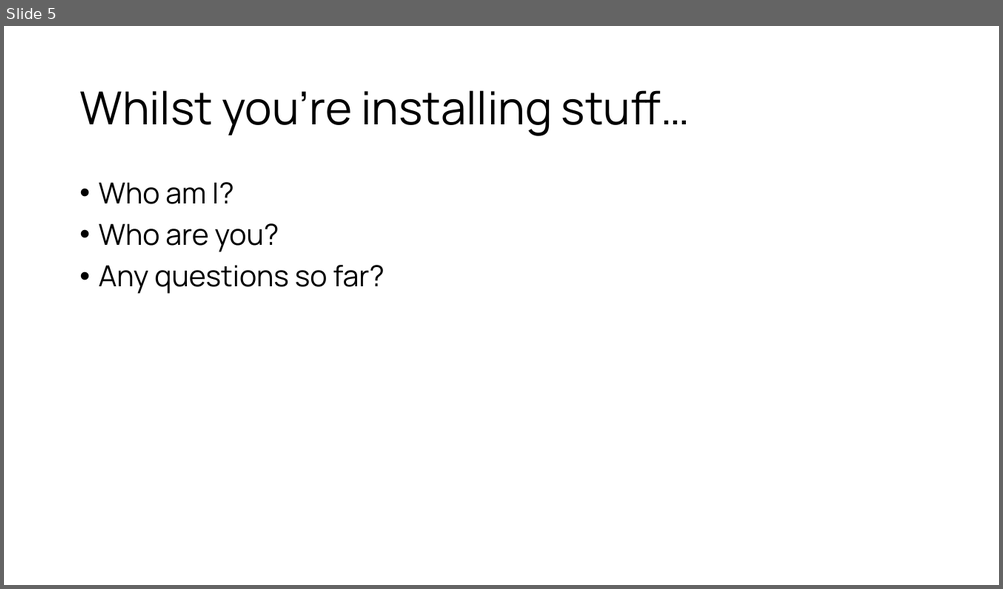
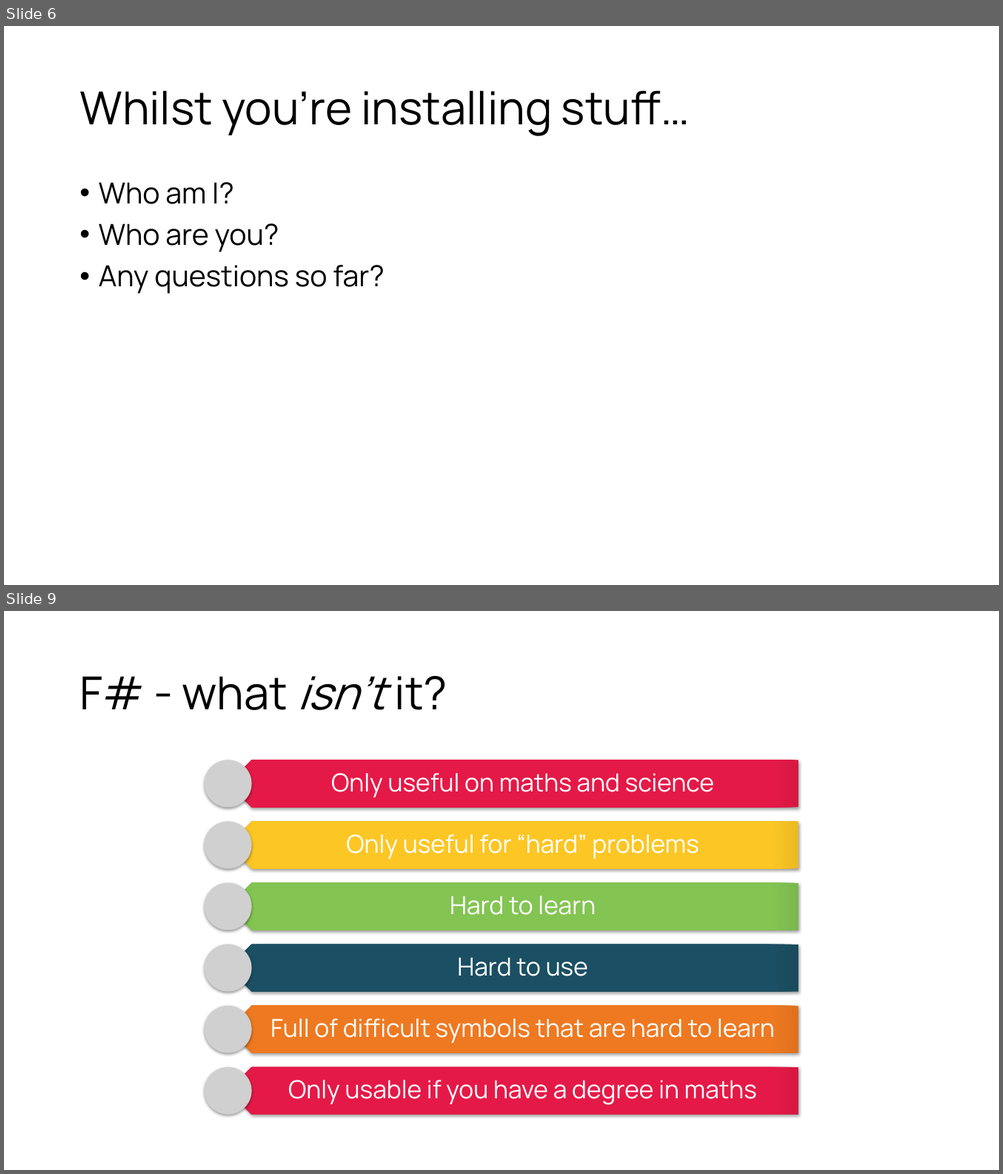
Before and after one commit to CompositionalIT/fs-quickstart, a slide deck: Spartakiade 2019 Berlin.pptx. Shown one above the other, each under a label of ours: slide 5 before the commit, slides 6 and 9 after it; the slides between them are not shown. The pictures are 1003x589 and 1003x1174 pixels, drawn with LibreOffice and Linux fonts; fonts in the diff are those of the drawing; grey boxes stand for pictures; background and template pictures are left out. Boxes give left, top, right and bottom in pixels: in the first picture for what was removed or moved away, otherwise in the second. Text is boxed around its words. In the diff, an @@ line names an element or a change of style, - is before the commit and + after.

```diff
--- a/Spartakiade 2019 Berlin.pptx
+++ b/Spartakiade 2019 Berlin.pptx
@@ slide 9 added at [4, 611, 999, 1170], background #FFFFFF @@
@@ title added at [79, 675, 447, 710], 44 pt, text #000000 @@
+F# - what isn’t it?
@@ group added at [204, 760, 799, 1115]: 6 pentagon arrows, 6 texts, 6 pictures @@
+Only useful on maths and science
+Only useful for “hard” problems
+Hard to learn
+Hard to use
+Full of difficult symbols that are hard to learn
+Only usable if you have a degree in maths
@@ what was slide 5 is now slide 6 @@
```
Also in this commit, not shown: 3 other slides added, 1 other file.
